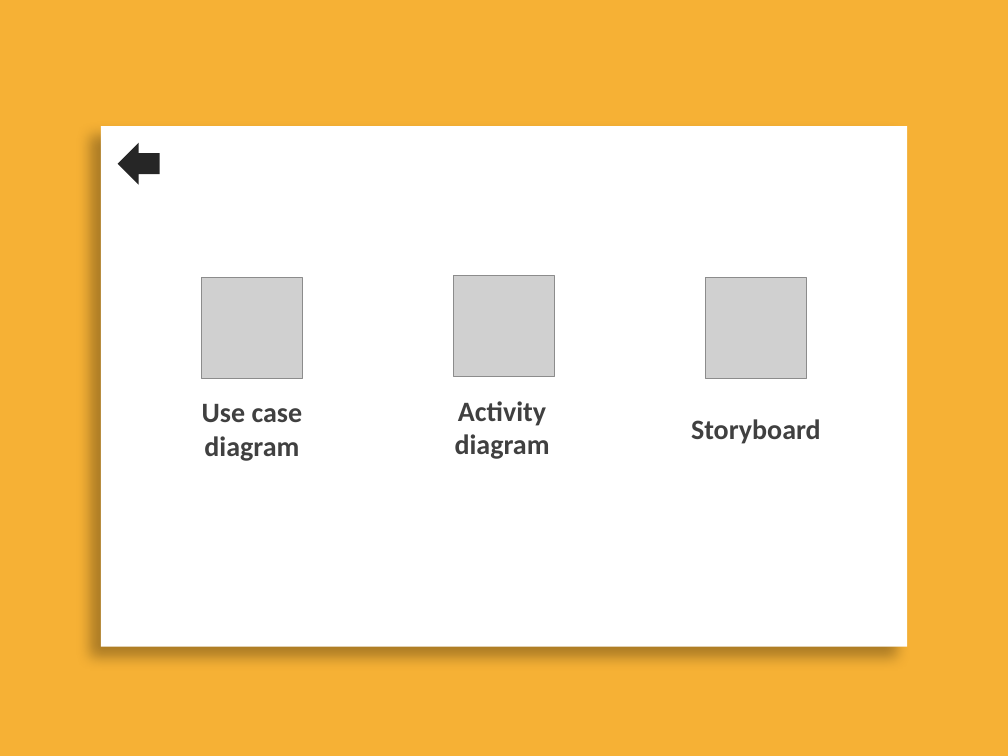
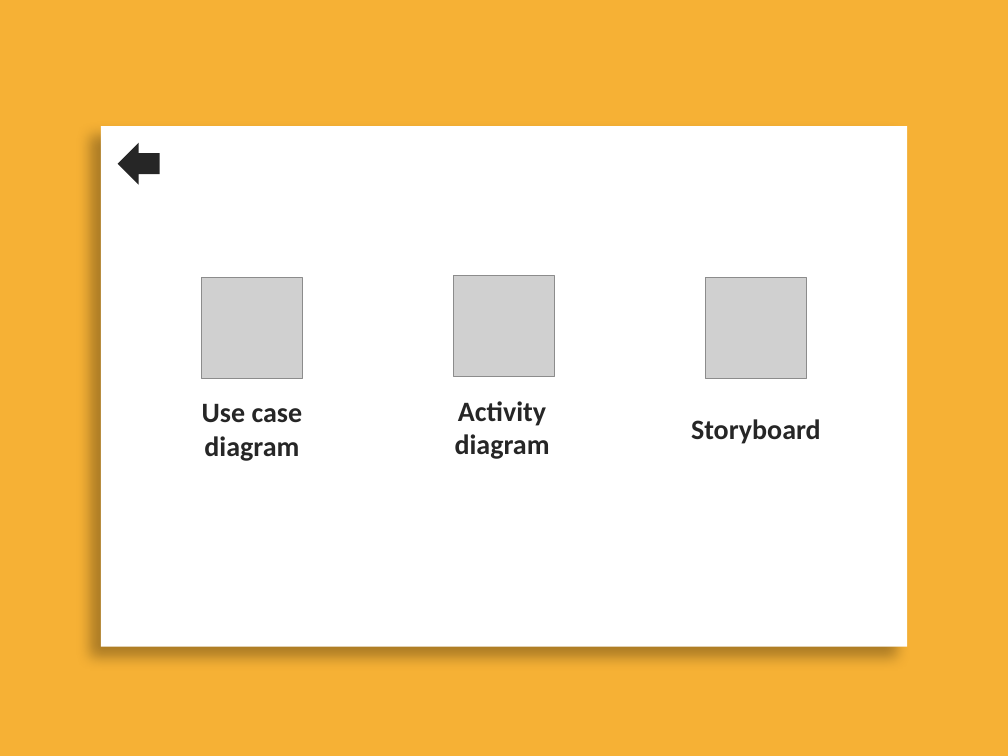
Before and after one commit to L200150057/Skripsi, a slide deck: slide 8 of Powerpoint Skripsi.pptx. Drawn at 1008x756 pixels with LibreOffice and Linux fonts; fonts in the diff are those of the drawing; grey boxes stand for pictures. Boxes give left, top, right and bottom in pixels: in the first picture for what was removed or moved away, otherwise in the second. Text is boxed around its words. In the diff, an @@ line names an element or a change of style, - is before the commit and + after.

```diff
--- a/Powerpoint Skripsi.pptx
+++ b/Powerpoint Skripsi.pptx
@@ text colour #404040 to #262626 in 3 elements at box(202, 404, 303, 461), box(455, 401, 550, 459), box(691, 419, 821, 444) @@
```
Also in this commit, not shown: 2 other files.
